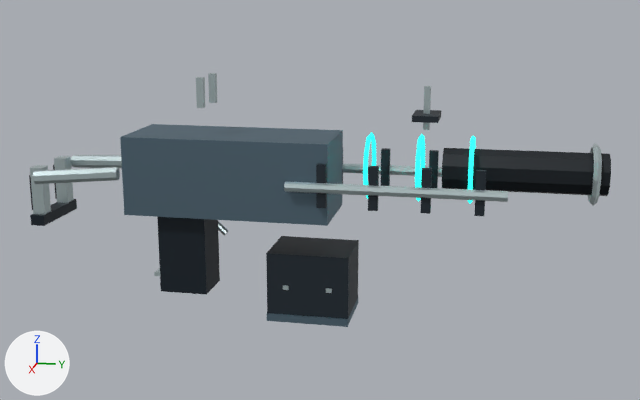
Two versions of the glTF model godot/first_person/art/world-0.glb, one commit apart.
Rendered twice from a camera (50 mm lens) standing at (1.721, 0.643, 0.365) and looking at (0.002, 0.299, -0.065). The axes (+X, +Y, +Z) are drawn at lower left. The lights are the same throughout. The older version comes first. Where no turn or scale is listed for an object, it has been applied to the vertices. Vertices at exactly the same position are counted once.

Objects in the first picture: 'barrel-assembly-cavity', 'body-cavity', 'body-dark', 'body-glow', 'body-light', 'body-rubber', 'body-trim', 'feed-dark', 'feed-light' and 1 more.
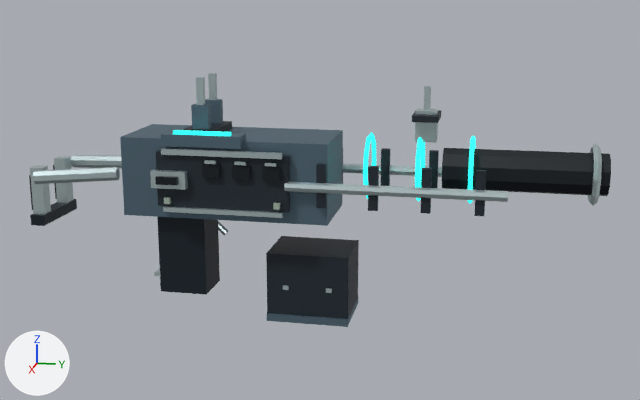
Where the newer file only moved an object's origin or applied its transform, the numbers keep the older frame.

What differs and where, as boxes (x1, y1, x2, y2) in the pictures (640 x 400 px):
'body-light', reshaped (24% taller): before (120, 124, 343, 226); after (120, 99, 343, 226)
'bolt-cavity', added: after (155, 176, 178, 185)
'body-ceramic', added: after (164, 197, 280, 210)
part 1 of me_cube_055, added: after (262, 165, 281, 181)
part 2 of me_cube_055, added: after (232, 164, 251, 180)
part 3 of me_cube_055, added: after (202, 163, 221, 179)
part 4 of me_cube_034, added: after (156, 150, 290, 212)
part 5 of me_cube_034, added: after (183, 121, 232, 132)
part 6 of me_torus_004, added: after (173, 130, 231, 136)
part 7 of me_cube_033, added (blue): after (161, 131, 246, 149)
part 8 of me_cube_033, added: after (205, 99, 223, 124)
part 9 of me_cube_033, added (blue): after (191, 104, 211, 129)
part 10 of me_cylinder_007, added: after (161, 148, 283, 159)
part 11 of me_cylinder_007, added: after (163, 206, 283, 218)
part 12 of me_cylinder_007, added: after (265, 163, 277, 167)
part 13 of me_cylinder_007, added: after (234, 161, 246, 165)
part 14 of me_cylinder_007, added: after (204, 160, 216, 164)
part 15 of me_cylinder_007, added: after (415, 108, 438, 143)
part 16 of me_cube_047, added: after (150, 169, 188, 190)

What changed in the scene script:
```text
Change me_cube_055:
    remove me_cube_055.from_pydata(...)  # 32 vertices, 48 faces; spans x -0.005..0.128, y -0.004..0.456, z -0.038..0.105
    add me_cube_055.from_pydata(...)  # 56 vertices, 84 faces; spans x -0.006..0.162, y -0.005..0.548, z -0.038..0.105
    me_cube_055 part 1: a new loose piece, a box spanning x 0.152..0.162, y 0.514..0.548, z 0.06..0.088, in mat_cavity (black #09151d)
    me_cube_055 part 2: a new loose piece, a box spanning x 0.152..0.162, y 0.454..0.488, z 0.06..0.088, in mat_cavity (black #09151d)
    me_cube_055 part 3: a new loose piece, a box spanning x 0.152..0.162, y 0.394..0.428, z 0.06..0.088, in mat_cavity (black #09151d)
Change me_cube_034:
    remove me_cube_034.from_pydata(...)  # 80 vertices, 120 faces; spans x -0.097..0.097, y -0.17..0.509, z -0.106..0.069
    add me_cube_034.from_pydata(...)  # 96 vertices, 144 faces; spans x -0.097..0.102, y -0.17..0.509, z -0.116..0.069
    me_cube_034 part 4: a new loose piece, a box spanning x 0.084..0.102, y -0.13..0.136, z -0.116..-0.008, in mat_dark (dark blue #202b34)
    me_cube_034 part 5: a new loose piece, a box spanning x -0.061..0.061, y -0.087..-0.023, z 0.015..0.031, in mat_dark (dark blue #202b34)
Change me_torus_004:
    remove me_torus_004.from_pydata(...)  # 120 vertices, 240 faces; spans x -0.068..0.068, y -0.205..0.004, z -0.064..0.064
    add me_torus_004.from_pydata(...)  # 128 vertices, 252 faces; spans x -0.068..0.097, y -0.575..0.004, z -0.064..0.073
    me_torus_004 part 6: a new loose piece, a box spanning x 0.085..0.097, y -0.5745..-0.4595, z 0.065..0.073, in mat_glow (cyan #21d9c7, glowing cyan #29ffea)
Change me_cube_033:
    remove me_cube_033.from_pydata(...)  # 8 vertices, 12 faces; spans x -0.085..0.085, y -0.21..0.21, z -0.08..0.08
    add me_cube_033.from_pydata(...)  # 32 vertices, 48 faces; spans x -0.085..0.103, y -0.21..0.21, z -0.08..0.143
    me_cube_033 part 7: a new loose piece, a box spanning x 0.063..0.103, y -0.117..0.043, z 0.068..0.091, in mat_light (blue #617886)
    me_cube_033 part 8: a new loose piece, a box spanning x -0.049..-0.03, y -0.072..-0.038, z 0.074..0.143, in mat_light (blue #617886)
    me_cube_033 part 9: a new loose piece, a box spanning x 0.03..0.049, y -0.072..-0.038, z 0.074..0.143, in mat_light (blue #617886)
Change me_cylinder_007:
    remove me_cylinder_007.from_pydata(...)  # 168 vertices, 292 faces; spans x -0.01..0.204, y -0.763..0.377, z -0.211..0.2
    add me_cylinder_007.from_pydata(...)  # 216 vertices, 364 faces; spans x -0.01..0.211, y -0.763..0.377, z -0.211..0.2
    me_cylinder_007 part 10: a new loose piece, a box spanning x 0.1965..0.2055, y -0.456..-0.214, z 0.0555..0.0665, in mat_trim (light grey #c5d6d8)
    me_cylinder_007 part 11: a new loose piece, a box spanning x 0.1975..0.2065, y -0.456..-0.214, z -0.0595..-0.0505, in mat_trim (light grey #c5d6d8)
    me_cylinder_007 part 12: a new loose piece, a box spanning x 0.205..0.211, y -0.246..-0.224, z 0.042..0.048, in mat_trim (light grey #c5d6d8)
    me_cylinder_007 part 13: a new loose piece, a box spanning x 0.205..0.211, y -0.306..-0.284, z 0.042..0.048, in mat_trim (light grey #c5d6d8)
    me_cylinder_007 part 14: a new loose piece, a box spanning x 0.205..0.211, y -0.366..-0.344, z 0.042..0.048, in mat_trim (light grey #c5d6d8)
    me_cylinder_007 part 15: a new loose piece, a box spanning x 0.079..0.116, y 0.029..0.07, z 0.082..0.142, in mat_trim (light grey #c5d6d8)
Change me_cube_047:
    remove me_cube_047.from_pydata(...)  # 8 vertices, 12 faces; spans x -0.0095..0.0095, y -0.065..0.065, z -0.017..0.017
    add me_cube_047.from_pydata(...)  # 16 vertices, 24 faces; spans x -0.0095..0.046, y -0.1525..0.065, z -0.023..0.017
    me_cube_047 part 16: a new loose piece, a box spanning x 0.028..0.046, y -0.1525..-0.0815, z -0.023..0.011, in mat_trim (light grey #c5d6d8)
Add ob_bolt_cavity:
    ob_bolt_cavity = bpy.data.objects.new('bolt-cavity', me_cube_081)  # a box spanning x -0.0035..0.0035, y -0.0215..0.0215, z -0.0075..0.0075; in mat_cavity (black #09151d)
    ob_bolt_cavity.location = (0.119, 0.017, -0.012)
Add ob_body_ceramic:
    ob_body_ceramic = bpy.data.objects.new('body-ceramic', me_cube_063)  # a box spanning x -0.004..0.004, y -0.006..0.006, z -0.006..0.006; a box spanning x -0.004..0.004, y -0.229..-0.217, z -0.006..0.006; in mat_ceramic (grey #a8b9aa)
    ob_body_ceramic.location = (0.107, 0.235, -0.055)
```
